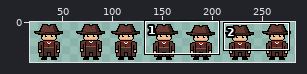
A sprite sheet gets an edit: Assets/03.ArtWork/Sprite/Player/PlayerIdle.png. The first picture is a wide view before the edit; the outline marks the close-up.
Close-up. Before the commit:
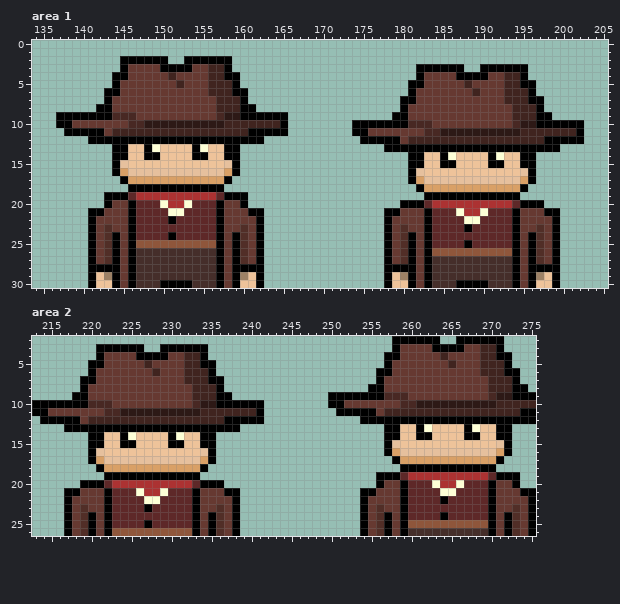
The file is 500x40 pixels. Shown: area 1: x 134..205, y 0..30; area 2: x 213..275, y 2..26. The wide view leaves out empty margins.
After:
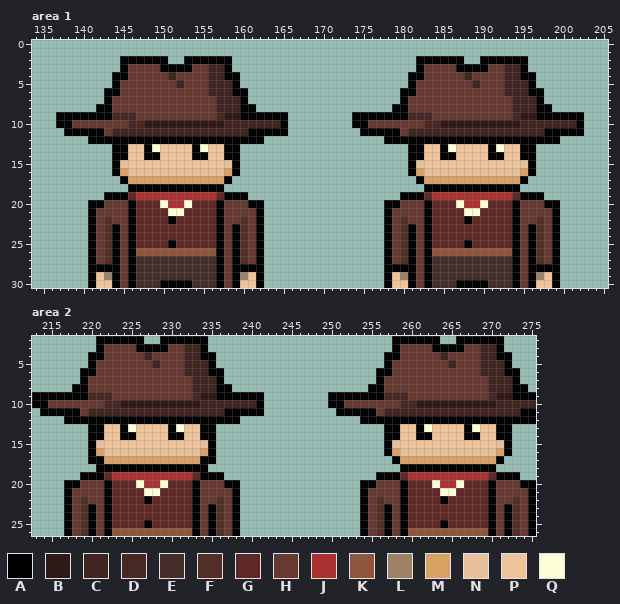
Palette (. is transparent): A #000000  B #2d1916  C #40241f  D #482823  E #452e2a  F #512e27  G #5e2828  H #663931  J #ac3232  K #8f563b  L #9d8165  M #d9a066  N #e6c09d  P #eec39a  Q #fdffd6
The exact change:
Changed rows in their new state; - is an unchanged pixel.
Area 1:
first column x 141:
 2 -----------------------------------------AAAAAA--AAAAAA-------
 3 ------------------------------------------HHHH-AA-HHCC--------
 4 ----------------------------------------A-----HCHH-----A------
 5 -----------------------------------------H-----HC-----C-------
 6 ---------------------------------------A--------H-------A-----
 7 ----------------------------------------H-----------H--C------
 8 --------------------------------------A------------------A----
 9 ---------------------------------AAAAA--DDD----------DBB--AAAA
10 -----------------------------------HHHHHHH-DBBBBBBBBBBCCCCCCC-
11 ---------------------------------.-AAAA-CCCCCCCCCCCCCC---AAAA-
12 ----------------------------------...--AAAAAAAAAAAAAAAAAA--...
13 -------------------------------------...--PP-QPPPP-QPP--...---
14 ---------------------------------------------A-----A----------
15 -----------------------------------------N--PP----PP--N-------
16 -----------------------------------------MNNNNNNNNNNNNM-------
17 ----------------------------------------.AMMMMMMMMMMMMA.------
18 -----------------------------------------.AAAAAAAAAAAA.-------
19 ---------------------------------------AAAGJJJJJJJJJJGAAA-----
20 AAH----------------HAA---------------AAHHHAGGGQ--QGGGAHHHAA---
21 -H------------------H-----------------H-------GQQG-------H----
22 --F----------------F-------------------F-------AG-------F-----
23 ---A--------------A---------------------A------G-------A------
24 ----------G---------------------------------------------------
25 ------GGGGAGGGGG----------------------------------------------
26 ------KKKKKKKKKK----------------------------------------------
Area 2:
first column x 213:
 2 --------AAAAAA--AAAAAA-----------------------------------------
 3 ---------HHHH-AA-HHCC------------------------------------------
 4 -------A-----HCHH-----A----------------------------------------
 5 --------H-----HC-----C-----------------------------------------
 6 ------A--------H-------A---------------------------------------
 7 -------H-----------H--C----------------------------------------
 8 -----A------------------A--------------------------------------
 9 AAAAA--DDD----------DBB--AAAA----------------------------------
10 --HHHHHHH-DBBBBBBBBBBCCCCCCC-----------------------------------
11 .-AAAA-CCCCCCCCCCCCCC---AAAA-----------------------------------
12 -...--AAAAAAAAAAAAAAAAAA--...----------------------------------
13 ----...--PP-QPPPP-QPP--...-------------------------------------
14 ------------A-----A--------------------------------------------
15 --------N--PP----PP--N-----------------------------------------
16 --------MNNNNNNNNNNNNM-----------------------------------------
17 --------AMMMMMMMMMMMMA-----------------------------------------
18 ---------AAAAAAAAAAAA------------------------------------------
19 ------AAAGJJJJJJJJJJGAAA---------------------------------------
20 ----AAHHHAGGGQ--QGGGAHHHAA---------------AAH----------------HAA
21 -----H-------GQQG-------H-----------------H------------------H-
22 ------F-------AG-------F-------------------F----------------F--
23 -------A------G-------A---------------------A--------------A---
24 ---------------------------------------------------G-----------
25 -----------------------------------------------GGGGAGGGGG------
26 -----------------------------------------------KKKKKKKKKK------
Pixel boxes of the changes (left, top, right, bottom) in both close-ups:
changed: (352, 56, 584, 232)
changed: (88, 200, 264, 256)
changed: (32, 336, 264, 512)
changed: (360, 480, 536, 536)
